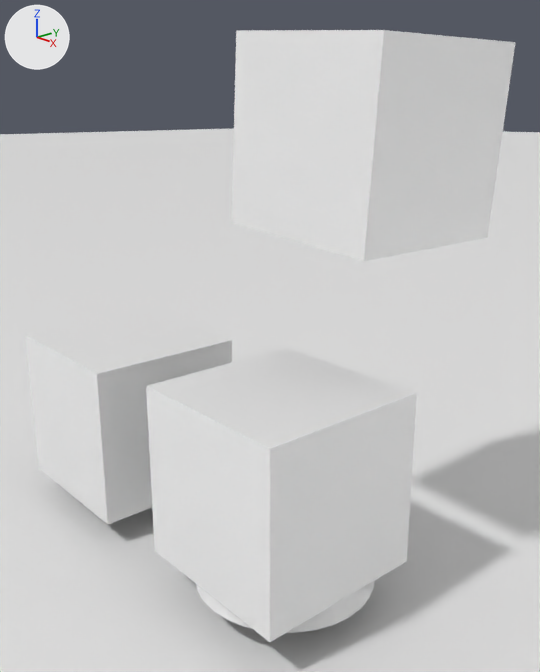
A saved change to the Blender file engine/public/scene.blend.
Rendered twice from a 50 mm lens placed at (5.37, -4.85, 4.01), pointed at (-1.21, 0.83, 1.32). The axes (+X, +Y, +Z) are drawn at upper left. The lights are the same throughout. The first picture is the older version.

The first picture shows 'Entity', 'Particles', 'Plane', 'Player', 'StaticMesh'.
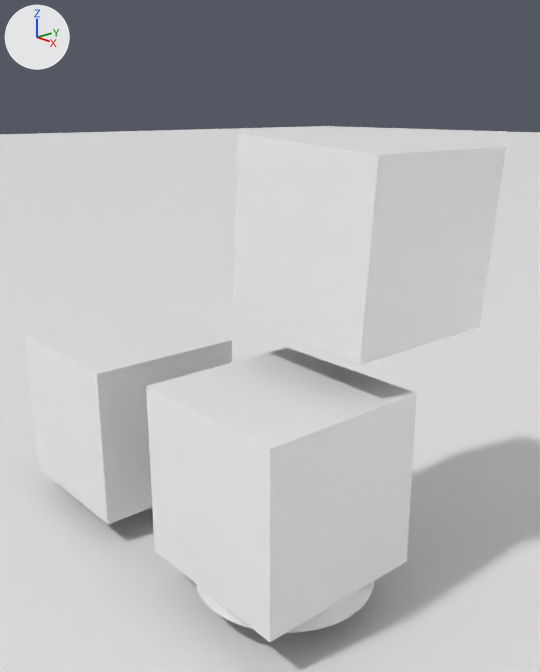
Boxes (x1, y1, x2, y2) around the edits, measured in the pictures (540 x 672 px):
'Player', moved
    before: (232, 30, 515, 262)
    after: (233, 129, 506, 365)

The change, as a list of edits to the scene's bpy script:
```text
Change ob_player:
    ob_player.location: (-0.2, 1.31, 3.67) -> (-0.2, 1.31, 2.65)
```
